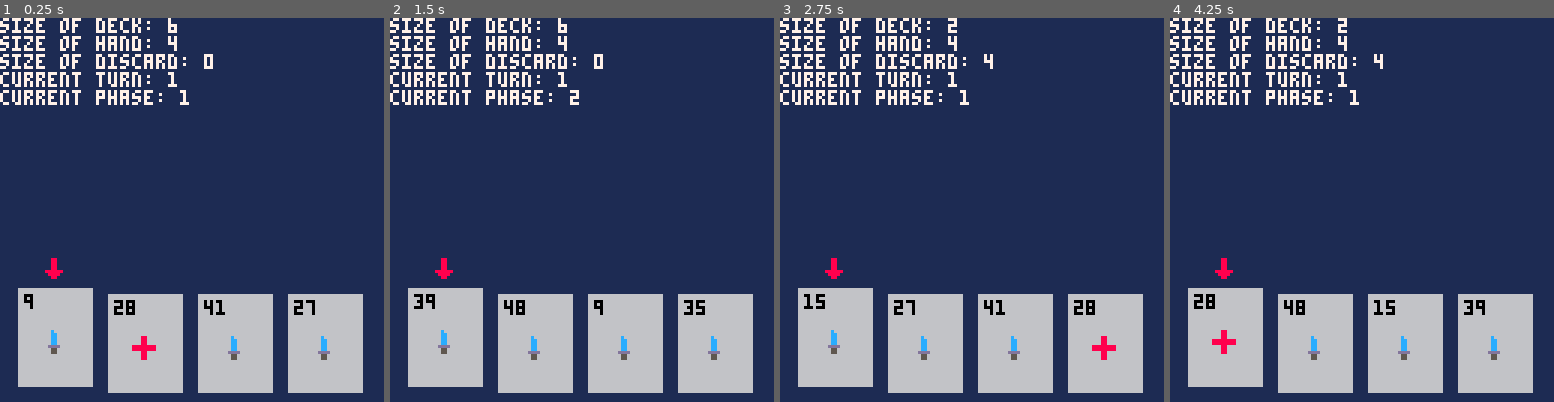
Above: before the commit, frames 1-4 (left to right).
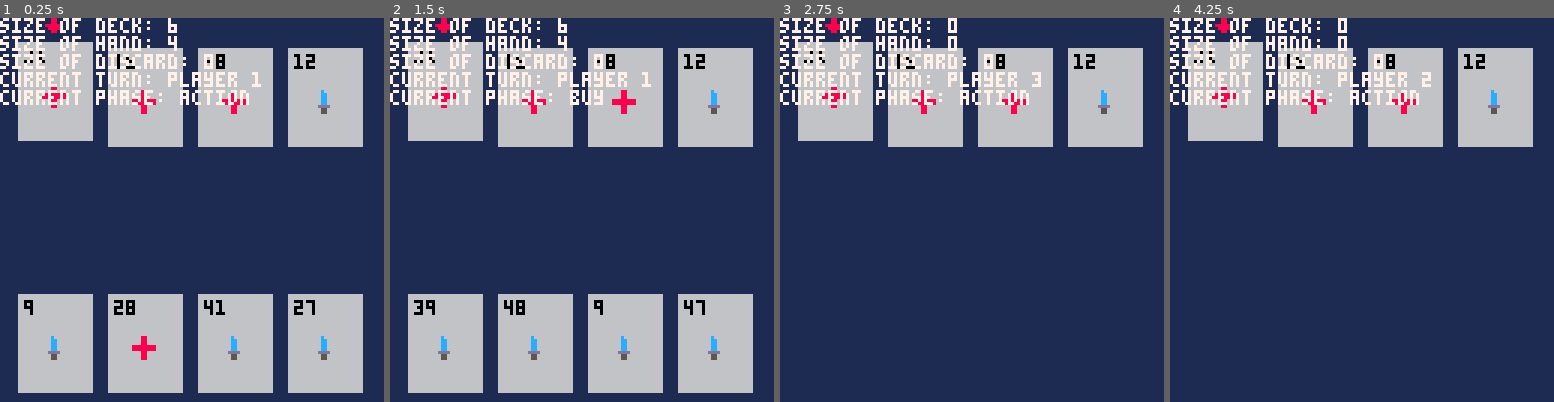
Above: after the commit, the same moments.

Repository: camden/minidom
Game: PICO-8 cartridge dom.p8
Two runs of this game, one before a commit and one after it. Both use one fixed random seed, a clock stepped at 60 frames per second and the inputs below.
Inputs:
- Up to frame 1 (0.25 s): no input
- Up to frame 2 (1.5 s): tap X (X key) at 0.33, 1.07 s; tap O (Z key) at 0.7 s
- Up to frame 3 (2.75 s): hold Right 1.6-2.1 s; tap O (Z key) at 1.7, 2.1, 2.5 s; tap X (X key) at 1.85 s; hold Right from 2.47 s (still down)
- Up to frame 4 (4.25 s): tap O (Z key) every 0.4 s from 2.9 to 4.1 s; tap X (X key) at 2.97, 4.08 s; release Right at 3.03 s; hold Left 3.08-3.58 s; hold Right from 4.02 s (still down)

The runs differ from the first frame. In frame 1, 19% of the frame differs, in the area x 4-95%, y 0-98%; in frame 2, 19%; in frame 3, 39%; in frame 4, 39%.

Commit message:
added selection for different areas

Diff:
--- a/dom.p8
+++ b/dom.p8
@@ -15,7 +15,17 @@
 
 -- constants
 max_hand_size = 4
+shop_hand_size = 4
 card_w = 24
+card_h = 32
+card_spacing_vert = 4
+
+selection = {
+  none = {},
+  player = {},
+  shop = {}
+}
+
 card_types = {
   attack = {},
   heal = {}
@@ -28,7 +38,7 @@
 dbg4 = ''
 dbg5 = ''
 
-num_players = 2
+num_players = 3
 current_turn = 1
 
 -- phases:
@@ -46,22 +56,50 @@
     deck = {},
     hand = {},
     discard_pile = {}
+  },
+  [3] = {
+    deck = {},
+    hand = {},
+    discard_pile = {}
+  },
+  [4] = {
+    deck = {},
+    hand = {},
+    discard_pile = {}
+  },
+  [5] = {
+    deck = {},
+    hand = {},
+    discard_pile = {}
+  },
+  [6] = {
+    deck = {},
+    hand = {},
+    discard_pile = {}
+  },
+  shop = {
+    deck = {},
+    hand = {},
+    discard_pile = {}
   }
 }
 
-selected_card_in_hand = 1
+cur_selection_kind = selection.shop
+selected_card = 1
 
 -- special callbacks
 function _init()
   put_cards_in_deck()
-  draw_cards_from_deck()
+  draw_cards_from_deck(cur_player())
+  put_cards_in_shop_deck()
+  draw_cards_from_deck(players.shop)
 end
 
 function _update()
 
   if btnp(5) then
     discard_hand()
-    draw_cards_from_deck()
+    draw_cards_from_deck(cur_player())
   end
 
   -- advance phase
@@ -80,23 +118,24 @@
   dbg1 = 'size of deck: ' .. len(cur_deck())
   dbg2 = 'size of hand: ' .. len(cur_hand())
   dbg3 = 'size of discard: ' .. len(cur_discard_pile())
-  dbg4 = 'current turn: ' .. current_turn
-  dbg5 = 'current phase: ' .. current_phase
+  dbg4 = 'current turn: player ' .. current_turn
+  dbg5 = 'current phase: ' .. get_phase_name(current_phase)
 end
 
 function _draw()
   cls(1)
-  paint_hand()
+  paint_current_hand()
+  paint_shop_hand()
   debug(0, 0)
 end
 
 -- input functions ---------------------------------------------
 function pressed_left()
-  selected_card_in_hand = previdx(selected_card_in_hand, len(cur_hand()))
+  selected_card = previdx(selected_card, len(cur_hand()))
 end
 
 function pressed_right()
-  selected_card_in_hand = nextidx(selected_card_in_hand, len(cur_hand()))
+  selected_card = nextidx(selected_card, len(cur_hand()))
 end
 
 -- game functions ---------------------------------------------
@@ -118,7 +157,7 @@
 
 function perform_cleanup()
   discard_hand()
-  draw_cards_from_deck()
+  draw_cards_from_deck(cur_player())
 end
 
 function put_cards_in_deck()
@@ -128,36 +167,47 @@
   end
 end
 
-function draw_cards_from_deck()
-  local deck_size = len(cur_deck())
+function put_cards_in_shop_deck()
+  for i = 1,10 do
+    local c = make_card()
+    add(players.shop.deck, c)
+  end
+end
+
+function draw_cards_from_deck(player)
+  local deck = player.deck
+  local hand = player.hand
+  local discard_pile = player.discard_pile
+
+  local deck_size = len(deck)
 
   if deck_size < max_hand_size then
     -- draw what you can
-    move_x_cards(cur_deck(), cur_hand(), deck_size)
-    shuffle_discard_back_into_deck()
+    move_x_cards(deck, hand, deck_size)
+    shuffle_discard_back_into_deck(player)
     -- draw the rest
-    move_x_cards(cur_deck(), cur_hand(), max_hand_size - deck_size)
+    move_x_cards(deck, hand, max_hand_size - deck_size)
   else
-    move_x_cards(cur_deck(), cur_hand(), max_hand_size)
-  end
-end
-
-function draw_single_card_from_deck()
+    move_x_cards(deck, hand, max_hand_size)
+  end
+end
+
+function draw_single_card_from_deck(player)
   if len(cur_deck()) > 0 then
     return cur_deck()[1]
   else
-    shuffle_discard_back_into_deck()
+    shuffle_discard_back_into_deck(player)
     return cur_deck()[1]
   end
 end
 
-function shuffle_discard_back_into_deck()
-  move_all_cards(cur_discard_pile(), cur_deck())
-  shuffle_deck()
-end
-
-function shuffle_deck()
-  cur_player().deck = shuffle(cur_deck())
+function shuffle_discard_back_into_deck(player)
+  move_all_cards(player.discard_pile, player.deck)
+  shuffle_deck(player.deck)
+end
+
+function shuffle_deck(deck)
+  deck = shuffle(deck)
 end
 
 function discard_hand()
@@ -208,22 +258,36 @@
 -- painting functions ---------------------------------------------
 
 -- note: 4 cards in hand max
-function paint_hand()
+function paint_current_hand()
   for i = 1,max_hand_size do
     local card = cur_hand()[i]
-    if (card) then paint_card(card, i) end
-  end
-end
-
-function paint_card(card, card_idx)
-  local card_h = 32
+    if (card) then paint_player_card(card, i) end
+  end
+end
+
+-- note: 4 cards in hand max
+function paint_shop_hand()
+  for i = 1,shop_hand_size do
+    local card = players.shop.hand[i]
+    if (card) then paint_shop_card(card, i) end
+  end
+end
+
+function paint_player_card(card, i)
+  paint_card(card, i, 128 - (card_h + card_spacing_vert), selection.player)
+end
+
+function paint_shop_card(card, i)
+  paint_card(card, i, 10, selection.shop)
+end
+
+function paint_card(card, card_idx, y0, selection_kind)
   local card_spacing = 6
-  local card_spacing_vert = 4
   local x0 = card_spacing + (card_idx - 1) * (card_w + card_spacing)
-  local y0 = 128 - (card_h + card_spacing_vert)
 
   -- also check for mode == selecting
-  if selected_card_in_hand == card_idx then
+  if (selection_kind == cur_selection_kind) and
+    (selected_card == card_idx) then
     y0 -= 2
     spr(1, x0 + (card_w / 2 - 4), y0 - 10)
   end
@@ -250,6 +314,16 @@
 end
 
 -- utility functions ---------------------------------------------
+
+function get_phase_name(phase_num)
+  if phase_num == 1 then
+    return 'action'
+  elseif phase_num == 2 then
+    return 'buy'
+  else
+    return 'unknown'
+  end
+end
 
 function cur_deck()
   return cur_player().deck
